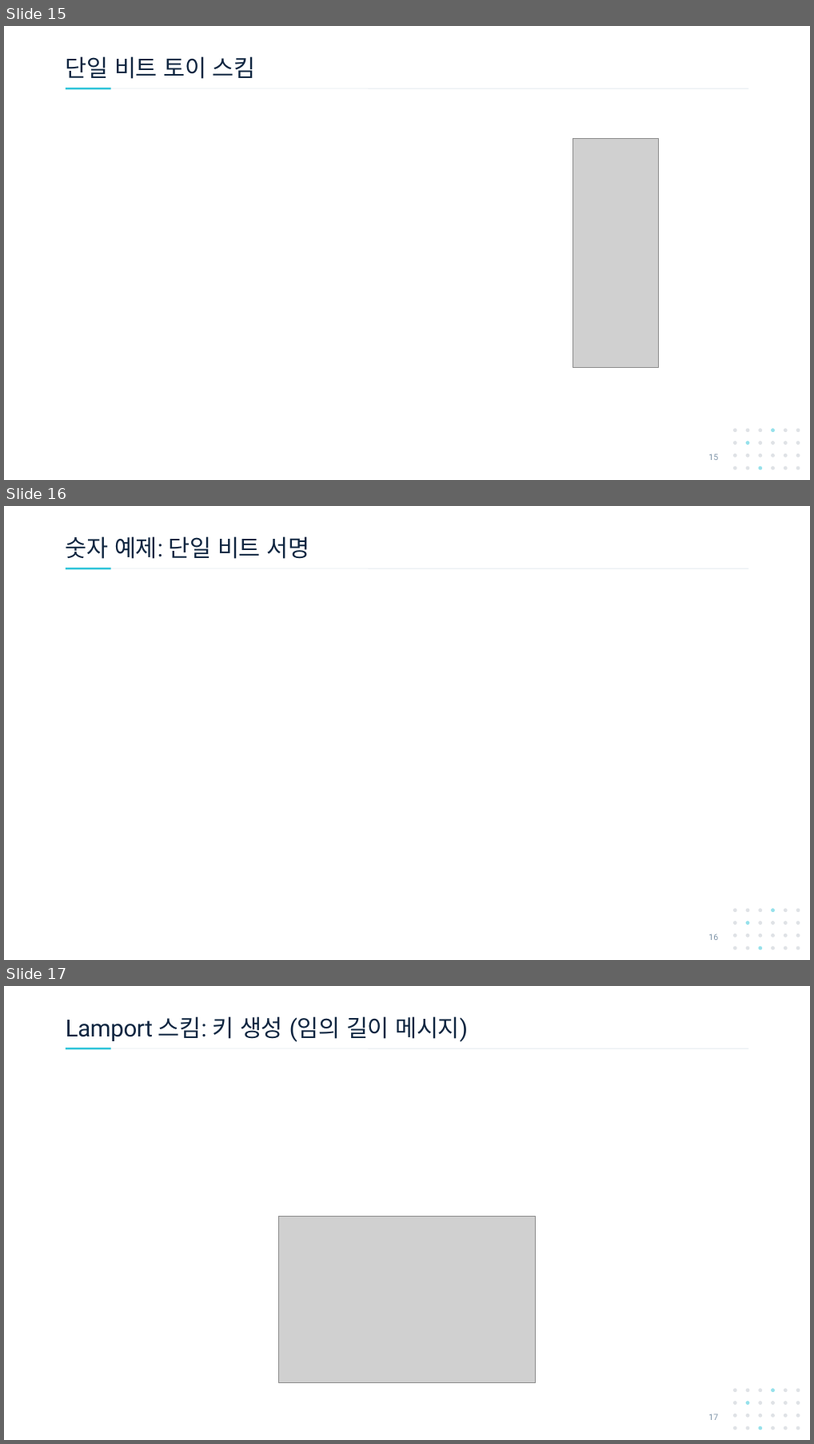
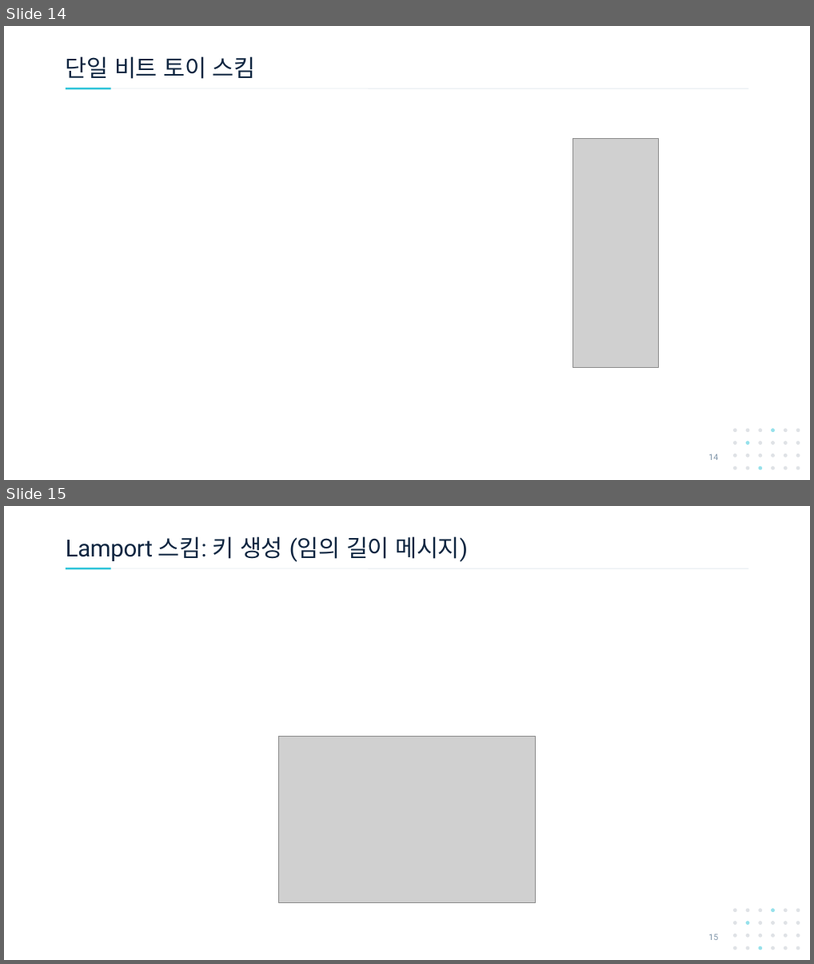
Before and after one commit to giyuubin/PQC, a slide deck: presentation/0909_15_Hash-Functions-and-Lamport-OTS.pptx. Shown one above the other, each under a label of ours: slides 15, 16 and 17 before the commit, slides 14 and 15 after it. The pictures are 814x1444 and 814x964 pixels, drawn with LibreOffice and Linux fonts; fonts in the diff are those of the drawing; grey boxes stand for pictures. Boxes give left, top, right and bottom in pixels: in the first picture for what was removed or moved away, otherwise in the second. Text is boxed around its words. In the diff, an @@ line names an element or a change of style, - is before the commit and + after.

Commit message:
docs: 토이 예제 삭제

```diff
--- a/presentation/0909_15_Hash-Functions-and-Lamport-OTS.pptx
+++ b/presentation/0909_15_Hash-Functions-and-Lamport-OTS.pptx
@@ slide 16 removed at (x1=4, y1=506, x2=810, y2=960), background #FFFFFF; not listed: 26 template elements that a slide beside it also shows @@
@@ title removed at (x1=66, y1=536, x2=310, y2=559) @@
-숫자 예제: 단일 비트 서명
@@ page number removed at (x1=709, y1=933, x2=718, y2=940) @@
-16
@@ what was slide 15 is now slide 14 @@
@@ page number at (x1=709, y1=453, x2=718, y2=460): text changed @@
-15
+14
@@ what was slide 17 is now slide 15 @@
@@ page number at (x1=709, y1=933, x2=718, y2=940): text changed @@
-17
+15
```
Also in this commit, not shown: 3 other slides removed.
